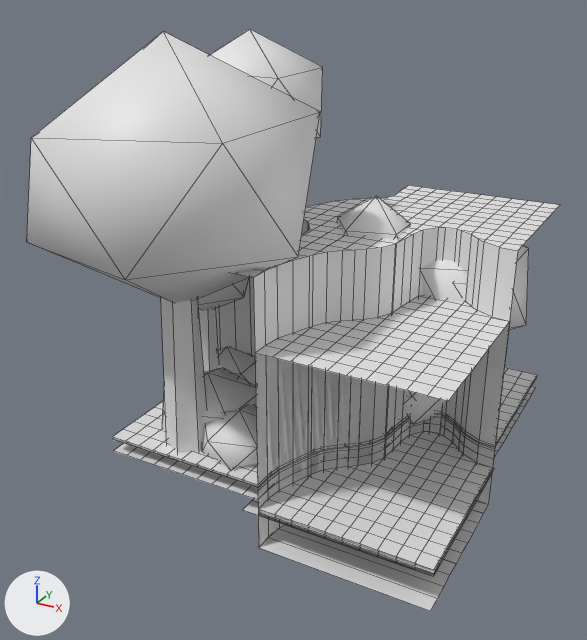
One commit to the FBX model Assets/Data/Level/Biomes/BrightwaterHollow/Models/BH_Rock_Liquid_D.fbx: the scene before it, then after it.
The view is the same before and after, from a 50 mm camera at (4.8, -10.23, 6.43) aimed at (-0.34, -0.89, 1.76). Lighting does not change. The marker at lower left points along +X, +Y and +Z. The older version comes first. Mesh edges are drawn as thin lines. Where no turn or scale is listed for an object, it has been applied to the vertices.

Objects in the first picture: 'BH_Rock_Liquid_D', 'BH_Rock_Liquid_D_ColGround1', 'BH_Rock_Liquid_D_ColWall1', 'BH_Rock_Liquid_D_ColWaterBlocker2', 'BH_Rock_Liquid_D_ColWaterSurface2'.
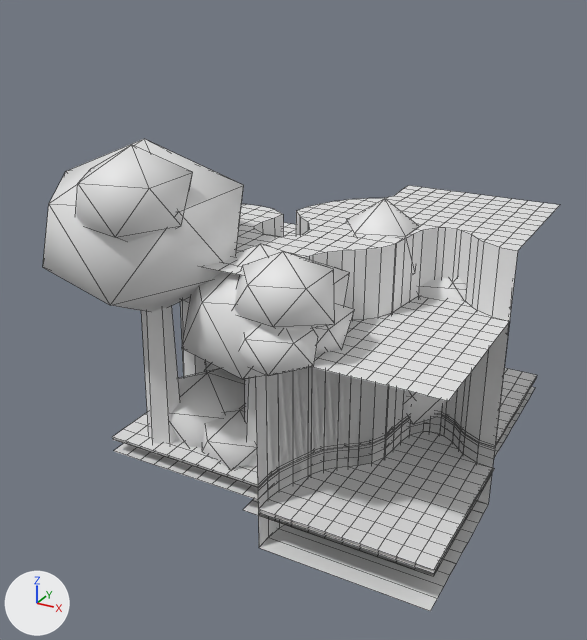
Where the change shows, as pixel boxes (x1, y1, x2, y2) in the pictures (587 x 640 px; the box of a moved part takes in the faces that stretch with it):
'BH_Rock_Liquid_D', reshaped (19% shorter): before (27, 29, 537, 611); after (43, 139, 537, 611)
part 1 of me_bh_rock_liquid_d, moved or reshaped: before (421, 246, 529, 330); after (418, 278, 462, 300)
part 2 of me_bh_rock_liquid_d, moved or reshaped: before (337, 196, 411, 238); after (347, 199, 418, 272)
part 3 of me_bh_rock_liquid_d, moved or reshaped: before (199, 308, 219, 372); after (180, 300, 207, 377)
part 4 of me_bh_rock_liquid_d, moved or reshaped (mostly hidden afterwards): before (198, 278, 249, 311); after (183, 296, 191, 302)
part 5 of me_bh_rock_liquid_d, moved or reshaped: before (161, 298, 207, 453); after (141, 306, 180, 444)
part 6 of me_bh_rock_liquid_d, rebuilt (31% narrower, 36% shorter): before (27, 31, 320, 303); after (43, 139, 244, 312)
part 7 of me_bh_rock_liquid_d, deleted: before (210, 29, 323, 138)
part 8 of me_bh_rock_liquid_d, added: after (76, 145, 355, 468)

The edits, one by one:
me_bh_rock_liquid_d is used by ob_bh_rock_liquid_d; location (0.0, 0.0, 0.0).
me_bh_rock_liquid_d had 1263 vertices, 994 faces and spanned x -3.04..2.5, y -3.8..2.53, z -1.0..5.69.
me_bh_rock_liquid_d now has 1323 vertices, 1081 faces and spans x -3.28..2.5, y -3.53..2.53, z -1.0..4.5.
me_bh_rock_liquid_d part 1: the loose piece of 12 vertices spanning x 0.29..2.47, y 0.25..2.26, z 0.87..2.95 is scaled about its middle by 0.885, then moved by (-0.09, -0.14, -0.22).
me_bh_rock_liquid_d part 2: the loose piece of 12 vertices spanning x -0.13..0.97, y -0.51..0.62, z 2.01..3.45 is moved by (0.11, 0.05, -0.03).
me_bh_rock_liquid_d part 3: the loose piece of 12 vertices spanning x -2.32..-1.91, y -0.71..-0.33, z 0.0..2.11 is scaled about its middle by (1.06, 1.06, 1.13), then moved by (-0.15, -0.17, 0.13).
me_bh_rock_liquid_d part 4: the loose piece of 12 vertices spanning x -2.84..-1.4, y -1.3..0.22, z 1.38..2.79 is scaled about its middle by 1.13, then moved by (-0.15, -0.18, 0.26).
me_bh_rock_liquid_d part 5: the loose piece of 12 vertices spanning x -1.72..-1.15, y -2.38..-1.77, z 0.0..3.72 is turned -14.8 degrees about the z axis through its middle and scaled by 0.855, then moved by (-0.4, 0.0, -0.27).
me_bh_rock_liquid_d part 6: the loose piece of 12 vertices spanning x -3.04..0.38, y -3.8..-0.35, z 2.19..5.69 is rebuilt with 12 vertices and now spans x -3.23..-0.55, y -3.49..-0.69, z 2.0..4.39.
me_bh_rock_liquid_d part 7: the loose piece of 12 vertices spanning x -2.25..-0.21, y -1.43..0.64, z 3.86..5.62 is deleted.
Part 8, on me_bh_rock_liquid_d:
72 vertices are added at x -2.07..1.0, y -3.53..-0.82, z 0.0..4.5.
7 new faces join them, mat_trunk (white #e7e7e7).
100 new faces join them, mat_canopylight (white #e7e7e7).
Other edits to the shape of me_bh_rock_liquid_d do not show in these pictures.
